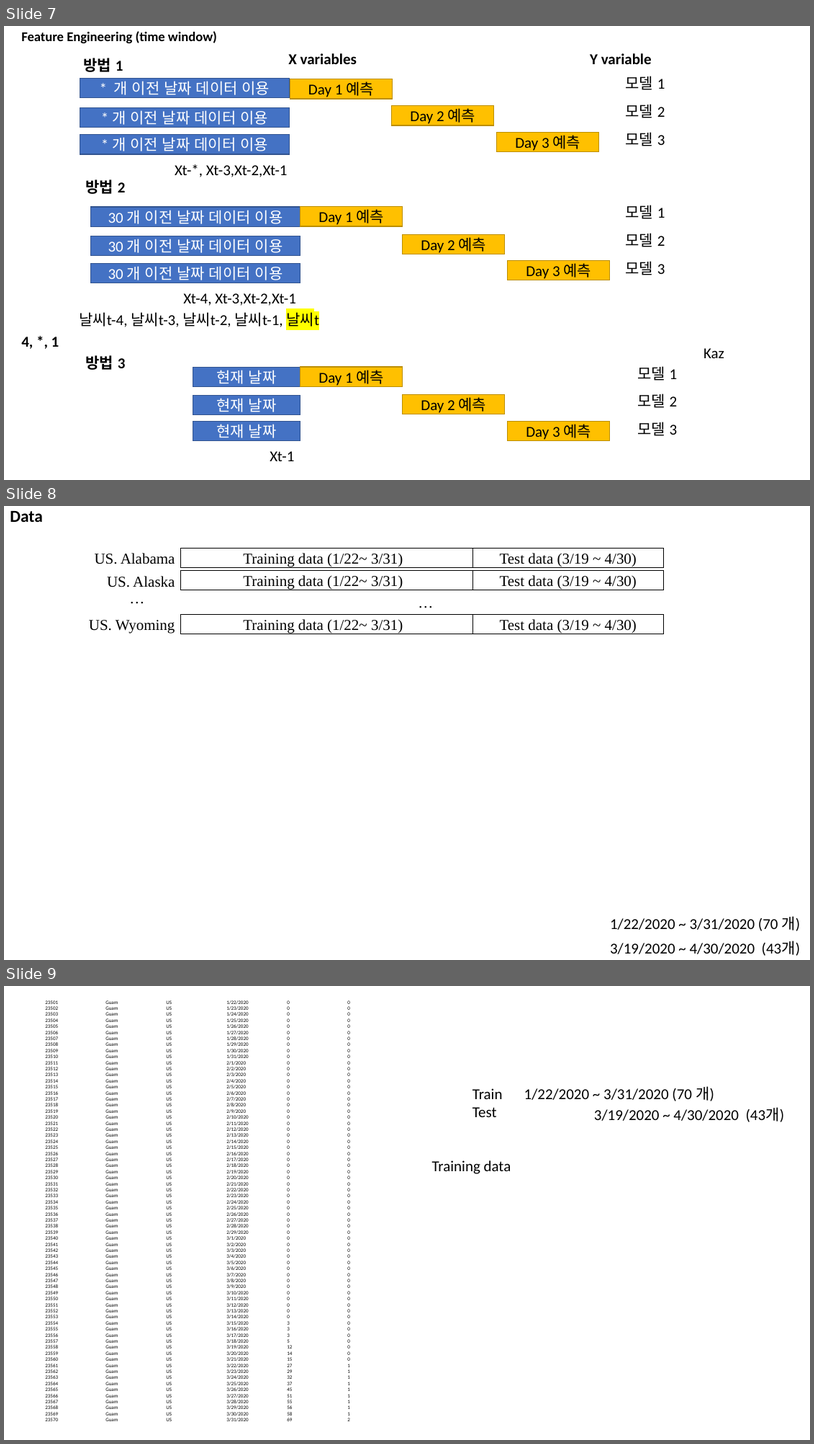
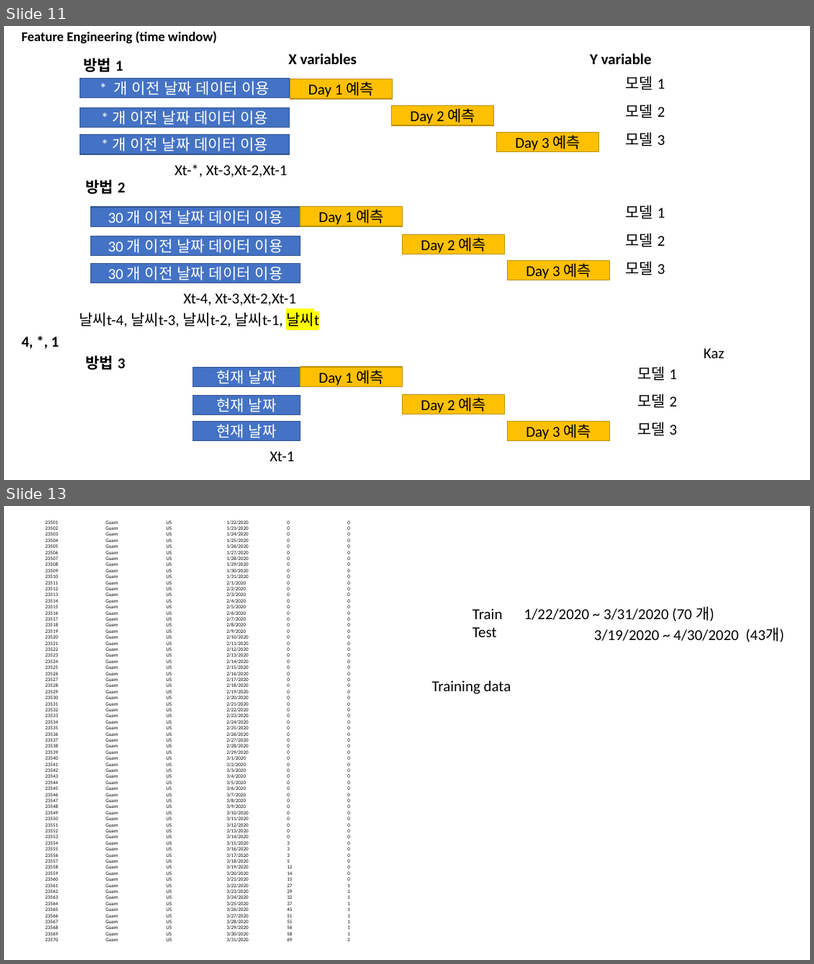
Before and after one commit to pcyoung75/GlobalForecasting, a slide deck: doc/Paper Images.pptx. Shown one above the other, each under a label of ours: slides 7, 8 and 9 before the commit, slides 11 and 13 after it; the slides between them are not shown. The pictures are 814x1444 and 814x964 pixels, drawn with LibreOffice and Linux fonts; fonts in the diff are those of the drawing. Boxes give left, top, right and bottom in pixels: in the first picture for what was removed or moved away, otherwise in the second. Text is boxed around its words. In the diff, an @@ line names an element or a change of style, - is before the commit and + after.

```diff
--- a/doc/Paper Images.pptx
+++ b/doc/Paper Images.pptx
@@ slide 8 removed at bbox=[4, 506, 810, 960], background #FFFFFF @@
@@ title removed at bbox=[10, 511, 42, 522] @@
-Data
@@ rectangle removed at bbox=[181, 548, 473, 568] @@
-Training data (1/22~ 3/31)
@@ rectangle removed at bbox=[473, 548, 664, 568] @@
-Test data (3/19 ~ 4/30)
@@ text removed at bbox=[95, 553, 175, 564] @@
-US. Alabama
@@ rectangle removed at bbox=[181, 570, 473, 590] @@
-Training data (1/22~ 3/31)
@@ rectangle removed at bbox=[473, 570, 664, 590] @@
-Test data (3/19 ~ 4/30)
@@ text removed at bbox=[107, 576, 175, 587] @@
-US. Alaska
@@ text removed at bbox=[124, 585, 150, 610] @@
-…
@@ text removed at bbox=[412, 590, 440, 614] @@
-…
@@ text removed at bbox=[89, 620, 175, 633] @@
-US. Wyoming
@@ rectangle removed at bbox=[181, 614, 473, 633] @@
-Training data (1/22~ 3/31)
@@ rectangle removed at bbox=[473, 614, 664, 633] @@
-Test data (3/19 ~ 4/30)
@@ text removed at bbox=[610, 916, 801, 931] @@
-1/22/2020 ~ 3/31/2020 (70 개)
@@ text removed at bbox=[610, 940, 801, 955] @@
-3/19/2020 ~ 4/30/2020 (43개)
@@ what was slide 7 is now slide 11 @@
@@ what was slide 9 is now slide 13 @@
```
Also in this commit, not shown: 4 slides changed, 20 slides added, 11 other slides removed, 44 other files.
